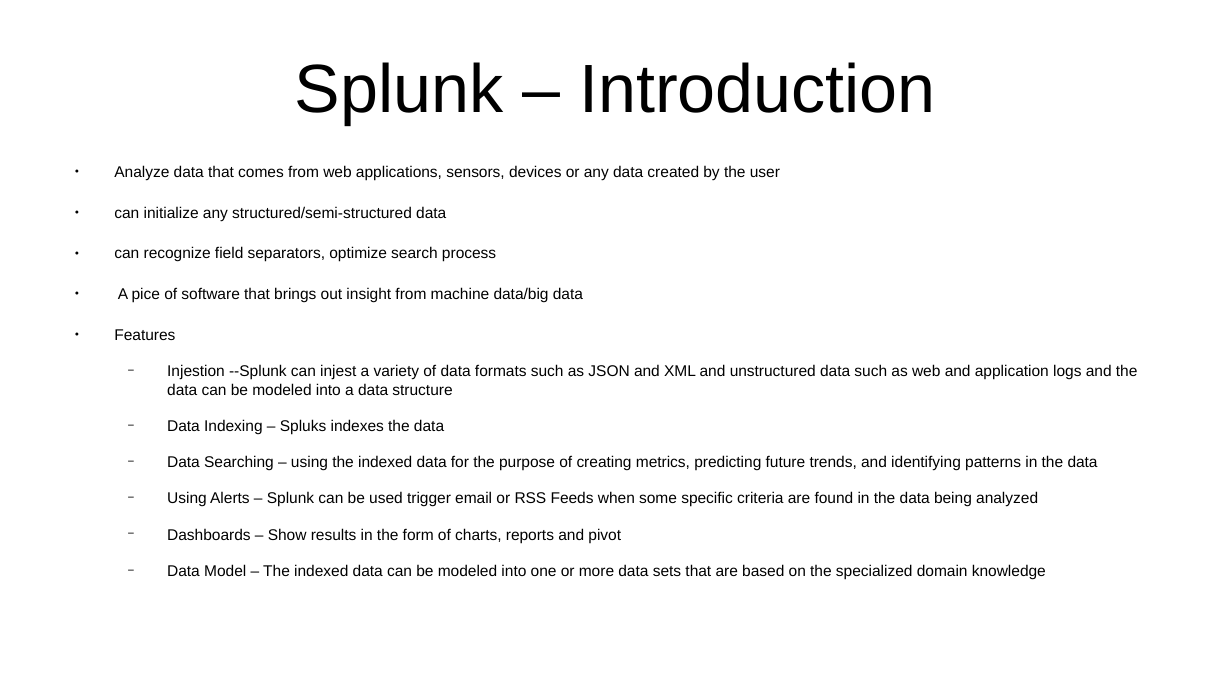
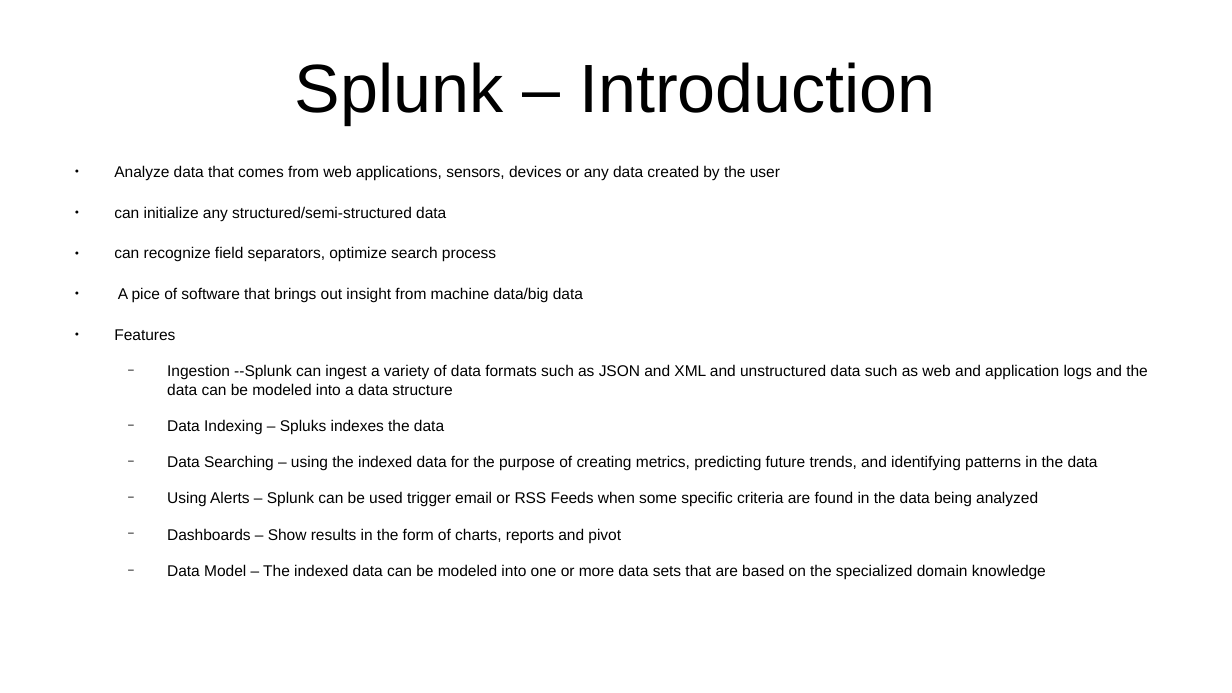
Before and after one commit to CharlesStockman/notesFromCourses, a slide deck: slide 2 of java/Tools/Splunk.odp. Drawn at 1232x693 pixels with LibreOffice and Linux fonts; fonts in the diff are those of the drawing. Boxes give left, top, right and bottom in pixels: in the first picture for what was removed or moved away, otherwise in the second. Text is boxed around its words. In the diff, an @@ line names an element or a change of style, - is before the commit and + after.

```diff
--- a/java/Tools/Splunk.odp
+++ b/java/Tools/Splunk.odp
@@ text at [167, 364, 1148, 395]: text changed @@
-  − Injestion --Splunk can injest a variety of data formats such as JSON and XML and unstructured data such as web and application logs and the data can be modeled into a data structure
+  − Ingestion --Splunk can ingest a variety of data formats such as JSON and XML and unstructured data such as web and application logs and the data can be modeled into a data structure
```
Also in this commit, not shown: 25 other files.
